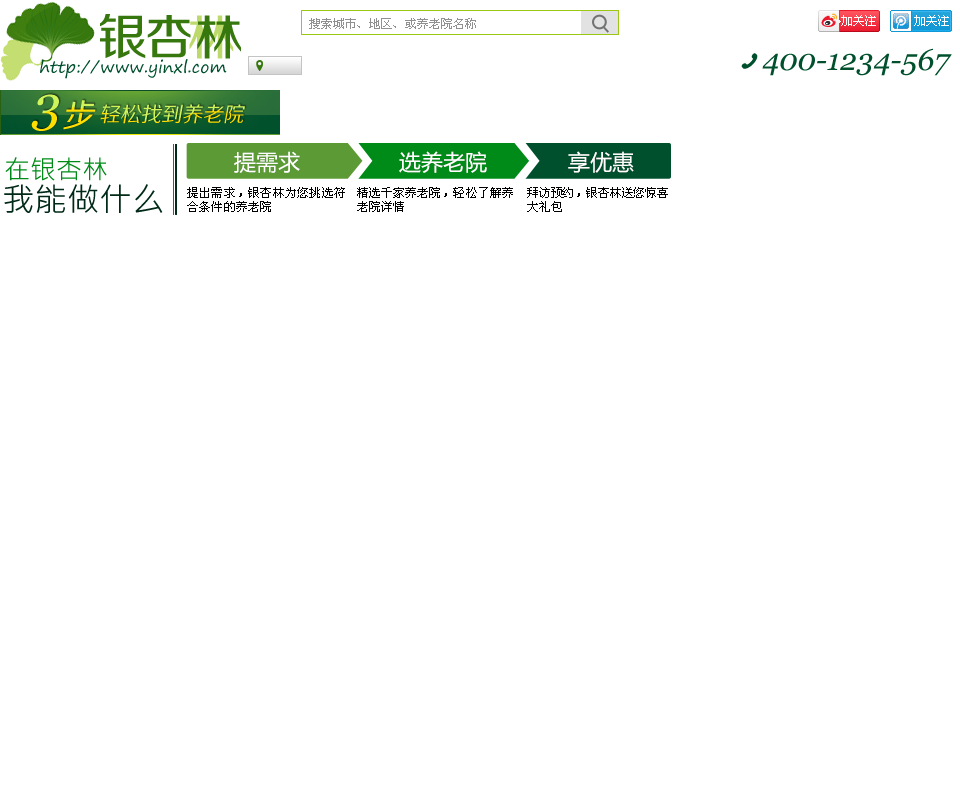
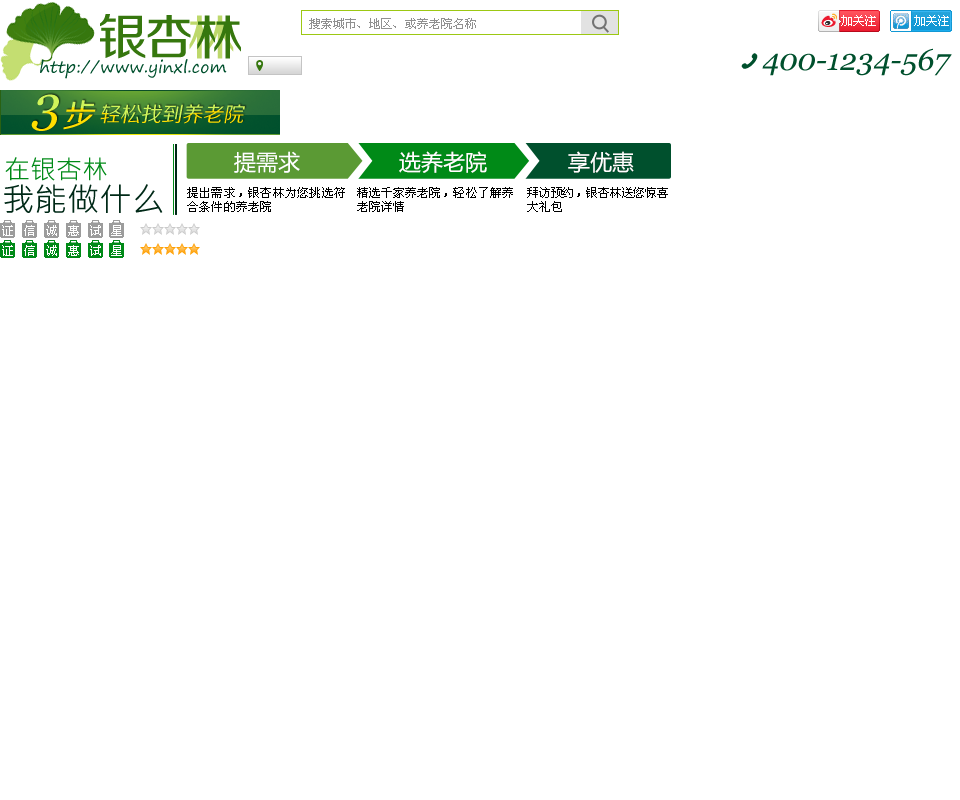
Before/after of a 960 x 800 layered artwork. What changed in the layer stack:
added group "按钮" with 26 layers above "做什么" over [0, 220, 200, 258]
added layer "试 副本" in group "按钮" over [90, 245, 101, 256]
added layer "惠 副本" in group "按钮" over [68, 245, 79, 256]
added layer "诚 副本" in group "按钮" over [46, 245, 57, 256]
added layer "信 副本 3" in group "按钮" over [24, 245, 35, 256]
added layer "证 副本" in group "按钮" over [2, 245, 13, 256]
added layer "briefcase 副本 48" in group "按钮" over [109, 240, 124, 258]
added layer "briefcase 副本 17" in group "按钮" over [88, 240, 103, 258]
added layer "briefcase 副本 7" in group "按钮" over [22, 240, 37, 258]
added layer "briefcase 副本 16" in group "按钮" over [66, 240, 81, 258]
added layer "briefcase 副本 15" in group "按钮" over [44, 240, 59, 258]
added layer "briefcase 副本 6" in group "按钮" over [0, 240, 15, 258]
added layer "试" in group "按钮" over [90, 225, 101, 236]
added layer "惠" in group "按钮" over [68, 225, 79, 236]
added layer "诚" in group "按钮" over [46, 225, 57, 236]
added layer "信 副本 2" in group "按钮" over [24, 225, 35, 236]
added layer "briefcase 副本 47" in group "按钮" over [109, 220, 124, 238]
added layer "briefcase 副本 14" in group "按钮" over [88, 220, 103, 238]
added layer "briefcase 副本 5" in group "按钮" over [22, 220, 37, 238]
added layer "briefcase 副本 13" in group "按钮" over [66, 220, 81, 238]
added layer "briefcase 副本 12" in group "按钮" over [44, 220, 59, 238]
added layer "图层 2" in group "按钮" over [140, 243, 200, 255]
added layer "图层 1" in group "按钮" over [140, 223, 200, 235]
added layer "briefcase 副本 4" in group "按钮" over [0, 220, 15, 238]
…and 3 more changes (3 added)
